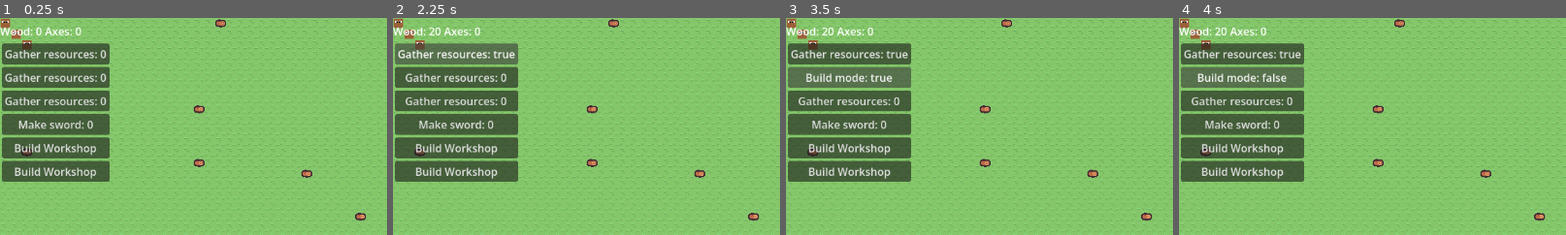
Above: before the commit, frames 1-4 (left to right).
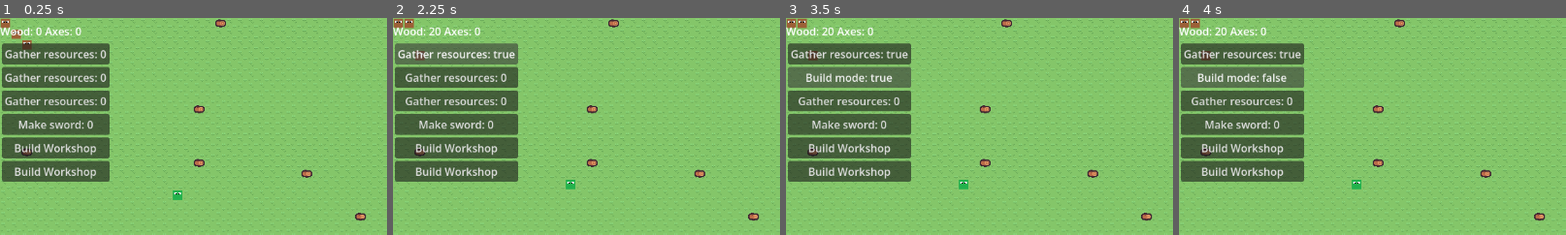
Above: after the commit, the same moments.

Repository: amandodaw/zd-prototype
Game: Godot game, scene res://scenes/world.tscn
Same seed, same stepped clock (60 frames per second), same inputs: the game is played once before the commit and once after it.
Inputs:
- Up to frame 1 (0.25 s): no input
- Up to frame 2 (2.25 s): click "Gather resources: 0" at 0.5 s; click "Gather resources: true" at 1.25 s; click "Gather resources: false" at 2 s
- Up to frame 3 (3.5 s): click "Gather resources: 0" at 2.75 s
- Up to frame 4 (4 s): click "Build mode: true" at 3.5 s
The pictures show only the part of the screen within x 0-50%, y 0-50%; the shares and areas given below are measured in that part.

The runs differ from the first frame. In frame 1, 0.1% of the frame differs, in the area x 44-48%, y 79-84%; in frame 2, 0.5%, in the area x 3-48%, y 0-80%; in frame 3, 0.5%; in frame 4, 0.5%.

Commit message:
Logica de sistemas separada aun mas, pero seguro que aun quedan errores y cosas por ahí. Hay que estar atento. Siguiente accion->zombie con el job_system que ya existe

Diff:
--- /dev/null
+++ b/scripts/components/actions/wait_action.gd
@@ -0,0 +1,10 @@
+class_name WaitAction
+extends Action
+
+var time_left := 2.0
+
+func execute(entity: Entity, delta: float):
+	time_left -= delta
+
+	if time_left <= 0:
+		finished = true
--- a/scripts/entity.gd
+++ b/scripts/entity.gd
@@ -20,6 +20,12 @@
 #
 #var speed := 0.1
 #var speed_cont := 0.0
+
+enum Entity_type {
+	HUMAN,
+	ZOMBIE
+}
+var entity_type : Entity_type
 
 var elements_map : TileMapLayer
 #var city_comp : CityComponent
--- a/scripts/systems/action_system.gd
+++ b/scripts/systems/action_system.gd
@@ -3,6 +3,7 @@
 func update(delta : float, entities: Array[Entity]):
 	for e in entities:
 		var plan_comp : PlanComponent = e.get_component(PlanComponent)
+		var target_comp : TargetComponent = e.get_component(TargetComponent)
 		if not plan_comp:
 			continue
 
@@ -19,3 +20,6 @@
 
 		if action.is_finished():
 			plan_comp.current_action = null
+			if plan_comp.plan.is_empty():
+				print("plan terminado")
+				target_comp.target_pos = GridUtils.INVALID
--- a/scripts/systems/ai_system.gd
+++ b/scripts/systems/ai_system.gd
@@ -2,20 +2,21 @@
 
 func update(delta : float, entities :  Array[Entity]):
 	for entity in entities:
-		check_job(delta, entity)
+		match entity.entity_type:
+			Entity.Entity_type.HUMAN:
+				check_job(delta, entity)
+			Entity.Entity_type.ZOMBIE:
+				find_human(delta, entity)
 
 func check_job(delta : float, entity : Entity):
-
 	var ai_comp : AIComponent = entity.get_component(AIComponent)
 	var city_comp : CityComponent = ai_comp.city_comp
-	var pos : PositionComponent = entity.get_component(PositionComponent)
-	var tar : TargetComponent = entity.get_component(TargetComponent)
 	var plan : PlanComponent = entity.get_component(PlanComponent)
 	if  ai_comp.check_job_count >= ai_comp.check_job_timer:
 		ai_comp.check_job_count = 0
 
 		#if ai_comp.current_job != city_comp.Tasks.IDLE and city_comp.tasks[ai_comp.current_job]:
-		if ai_comp.current_job != CityComponent.Tasks.IDLE and plan.plan.size() > 0:
+		if ai_comp.current_job != CityComponent.Tasks.IDLE:
 			return
 
 		if city_comp.tasks[city_comp.Tasks.BUILD] and !city_comp.build_orders.is_empty():
@@ -64,3 +65,6 @@
 	if target_comp.target_pos in build_orders.keys():
 		return true
 	return false
+
+func find_human(delta : float, entity : Entity) -> void:
+	pass
--- a/scripts/systems/planner_system.gd
+++ b/scripts/systems/planner_system.gd
@@ -8,13 +8,22 @@
 		var target_comp : TargetComponent = entity.get_component(TargetComponent)
 		var plan_comp : PlanComponent = entity.get_component(PlanComponent)
 		match ai_comp.current_job:
+
 			CityComponent.Tasks.BUILD:
 				if plan_comp.current_action == null:
 					plan_comp.plan.append(MoveAction.new())
 					plan_comp.plan.append(BuildAction.new())
+
 			CityComponent.Tasks.MAKE:
 				pass
+
 			CityComponent.Tasks.GATHER_RESOURCES:
-				if plan_comp.current_action == null:
+				if plan_comp.current_action == null and plan_comp.plan.is_empty():
 					plan_comp.plan.append(MoveAction.new())
 					plan_comp.plan.append(GatherAction.new())
+
+			CityComponent.Tasks.IDLE:
+				if plan_comp.current_action == null and plan_comp.plan.is_empty():
+					plan_comp.plan.append(WaitAction.new())
+					plan_comp.plan.append(MoveAction.new())
+					print("wander action queued")
--- a/scripts/systems/target_system.gd
+++ b/scripts/systems/target_system.gd
@@ -5,17 +5,25 @@
 		var ai_comp : AIComponent = entity.get_component(AIComponent)
 		var target_comp : TargetComponent = entity.get_component(TargetComponent)
 		var plan_comp : PlanComponent = entity.get_component(PlanComponent)
+
 		match ai_comp.current_job:
+
 			CityComponent.Tasks.BUILD:
 				if plan_comp.current_action == null and target_comp.target_pos == GridUtils.INVALID:
 					if !take_build_action(entity):
 						ai_comp.current_job = CityComponent.Tasks.IDLE
+
 			CityComponent.Tasks.MAKE:
 				pass
+
 			CityComponent.Tasks.GATHER_RESOURCES:
 				if plan_comp.current_action == null and target_comp.target_pos == GridUtils.INVALID:
 					if !find_wood(entity):
 						ai_comp.current_job = CityComponent.Tasks.IDLE
+
+			CityComponent.Tasks.IDLE:
+				if plan_comp.current_action == null and target_comp.target_pos == GridUtils.INVALID:
+					target_comp.target_pos = choose_random_adjacent(entity)
 
 func find_wood(entity : Entity):
 	var city_comp : CityComponent = entity.get_component(AIComponent).city_comp
@@ -28,32 +36,24 @@
 	reserve_target(entity)
 	return true
 
-
 func take_build_action(entity : Entity) -> bool:
 	var city_comp : CityComponent = entity.get_component(AIComponent).city_comp
+
 	for build_order_pos in city_comp.build_orders.keys():
 		var build_order : BuildOrderComponent = city_comp.build_orders.get(build_order_pos)
+
 		if build_order.state == BuildOrderComponent.State.FREE:
-			if city_comp.wood_amount < build_order.cost:
-				print("not enough wood")
-				return false
 			city_comp.wood_amount -= build_order.cost
 
 			build_order.state = BuildOrderComponent.State.RESERVED
 			build_order.worker = entity
+			entity.get_component(TargetComponent).target_pos = build_order_pos
+			reserve_target(entity)
 
-			entity.get_component(TargetComponent).target_pos = build_order_pos
-			#La siguente línea está comentada porque debería hacerla el path realmente
-			#entity.get_component(TargetComponent).adyacent_target_pos = choose_adjacent(entity, build_order_pos)
-
-			#city_comp.build_orders.erase(build_order_pos)
-			reserve_target(entity)
-			#set_astar_path()
 			return true
 
 	print("no build order to take")
 	return false
-
 
 func reserve_target(entity : Entity) -> void:
 	var city_comp = entity.get_component(AIComponent).city_comp
@@ -130,9 +130,33 @@
 
 	return best_pos
 
+func choose_random_adjacent(entity: Entity) -> Vector2i:
+	var pos_comp : PositionComponent = entity.get_component(PositionComponent)
+	var valid_cells: Array[Vector2i] = []
+
+	var directions = [
+		Vector2i(0, -1),
+		Vector2i(0, 1),
+		Vector2i(-1, 0),
+		Vector2i(1, 0)
+	]
+
+	for dir in directions:
+		var candidate = pos_comp.grid_pos + dir
+
+		if is_cell_walkable(entity, candidate):
+			valid_cells.append(candidate)
+
+	if valid_cells.is_empty():
+		return GridUtils.INVALID
+
+	# elegir aleatorio
+	return valid_cells[randi() % valid_cells.size()]
+
 func is_cell_walkable(entity: Entity, cell: Vector2i) -> bool:
 	var city_comp = entity.get_component(AIComponent).city_comp
-	if city_comp.astar.is_point_solid(cell):
+	var astar : AStarGrid2D = city_comp.astar
+	if astar.is_in_bounds(cell.x, cell.y) and city_comp.astar.is_point_solid(cell):
 		return false
 	if cell in city_comp.reserved_tiles:
 		return false
--- a/scripts/world.gd
+++ b/scripts/world.gd
@@ -46,7 +46,7 @@
 
 		spawn_human(Vector2(i*GridUtils.TILE_SIZE, i*GridUtils.TILE_SIZE))
 
-	#spawn_zombie(Vector2(16*GridUtils.TILE_SIZE, 16*GridUtils.TILE_SIZE))
+	spawn_zombie(Vector2(16*GridUtils.TILE_SIZE, 16*GridUtils.TILE_SIZE))
 
 	ai_system = AISystem.new()
 	target_system = TargetSystem.new()
@@ -82,7 +82,7 @@
 	add_child(human)
 	human.get_component(AIComponent).city_comp = city_comp
 	human.elements_map = elements_map
-	#human.entity_type = "human"
+	human.entity_type = Entity.Entity_type.HUMAN
 	city_comp.living_entities.set(cell, human)
 	entities.append(human)
 
@@ -96,10 +96,15 @@
 	zombie.add_component(HealthComponent.new())
 	zombie.add_component(PositionComponent.new())
 	zombie.add_component(TargetComponent.new())
+	zombie.add_component(PathComponent.new())
+	zombie.add_component(AIComponent.new())
+	zombie.add_component(PlanComponent.new())
+	zombie.add_component(MoveComponent.new())
 	zombie.position = pos
 	zombie.get_component(PositionComponent).grid_pos = elements_map.local_to_map(pos)
 	add_child(zombie)
-	zombie.city_comp = city_comp
+	zombie.get_component(AIComponent).city_comp = city_comp
 	zombie.elements_map = elements_map
-	zombie.entity_type = "zombie"
+	zombie.entity_type = Entity.Entity_type.ZOMBIE
 	city_comp.living_entities.set(cell, zombie)
+	entities.append(zombie)
Not shown, added: scripts/components/actions/wait_action.gd.uid
